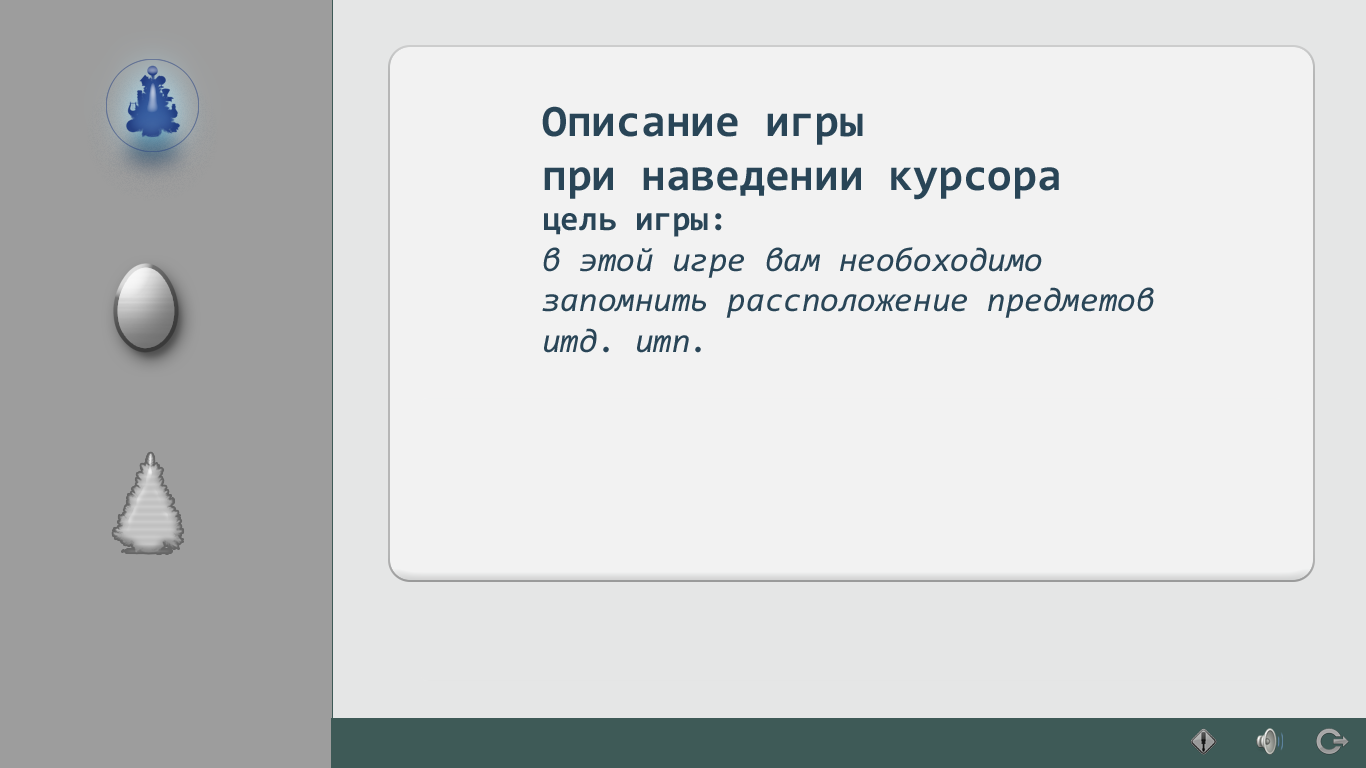
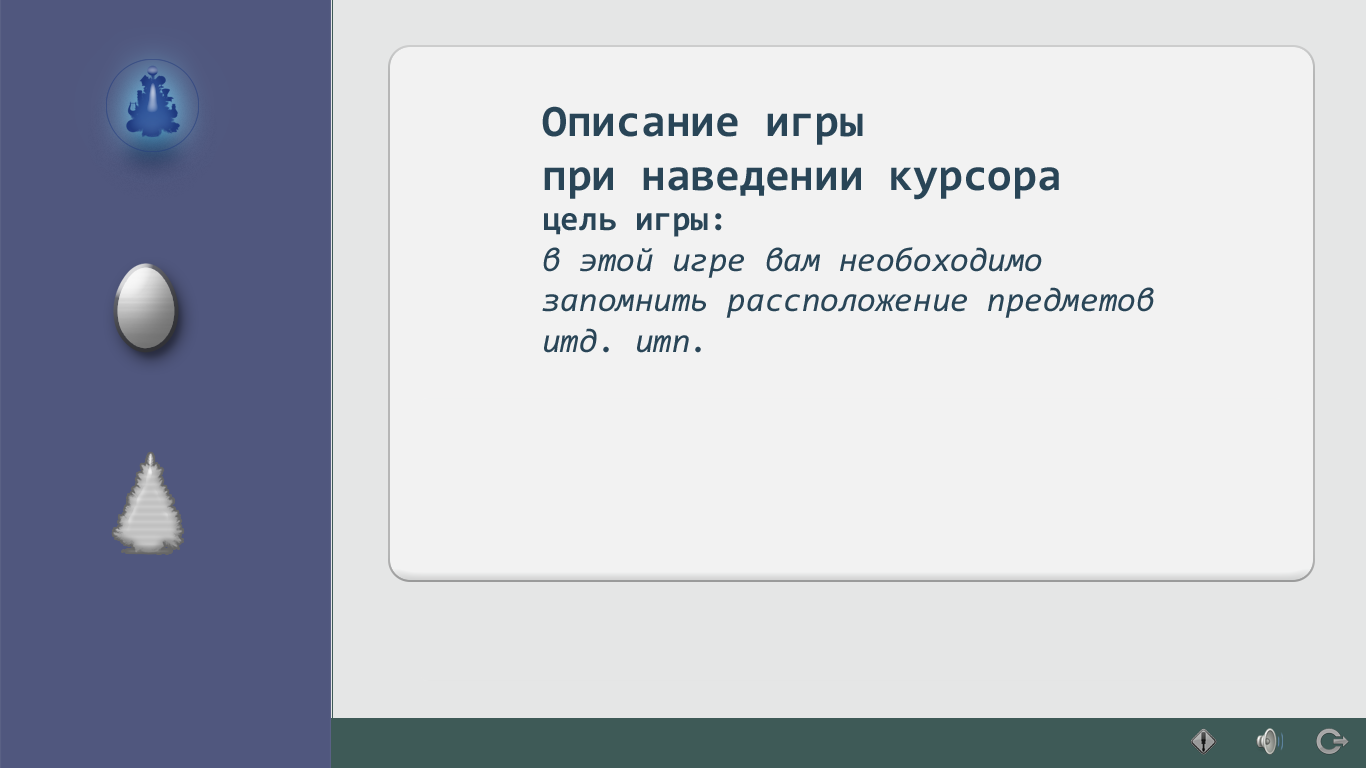
Layer changes from the first (1366, 768) image to the second:
hid "left" over box(0, 0, 332, 768)
added layer "game" (90%) in group "bg" over box(0, 0, 331, 768)
